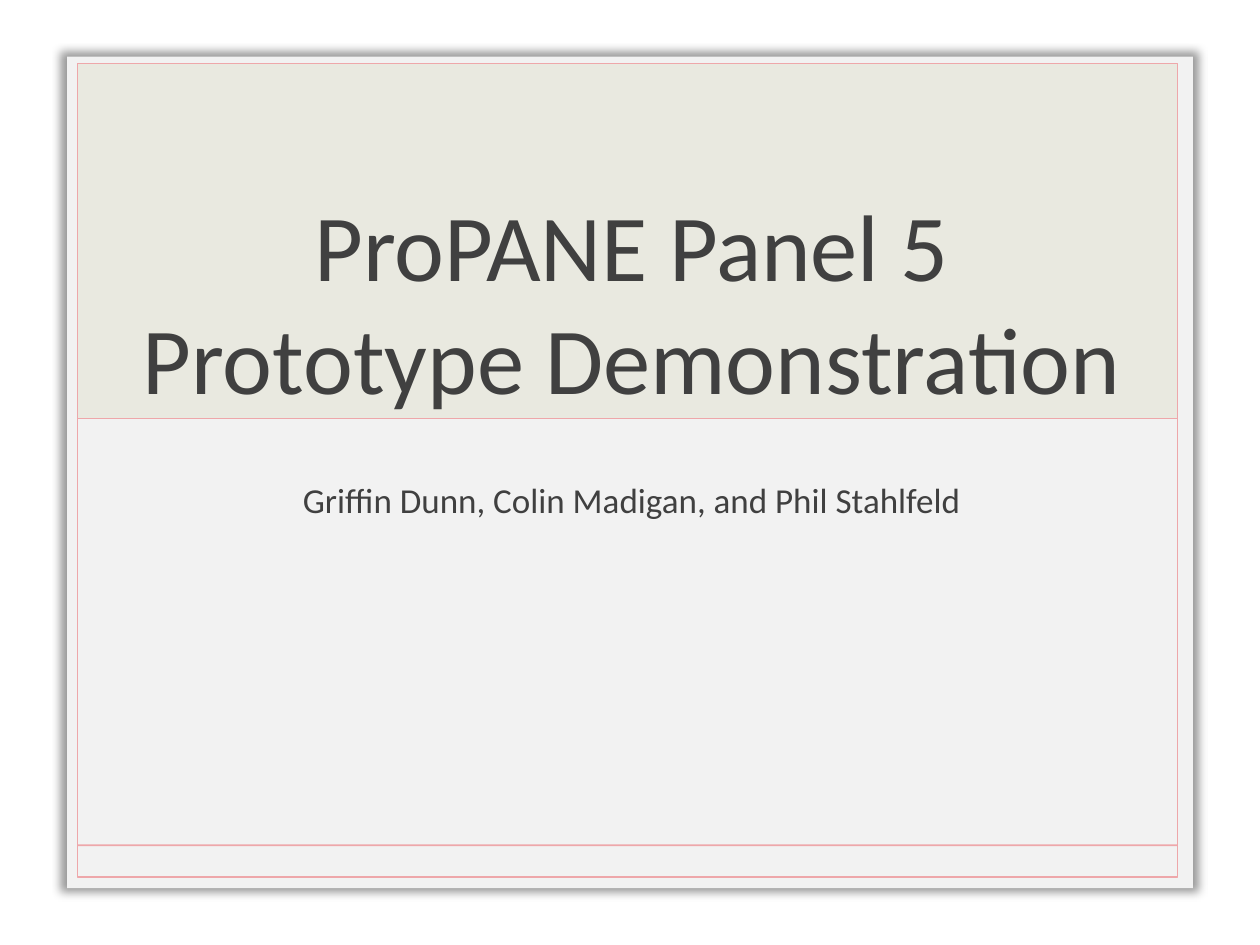
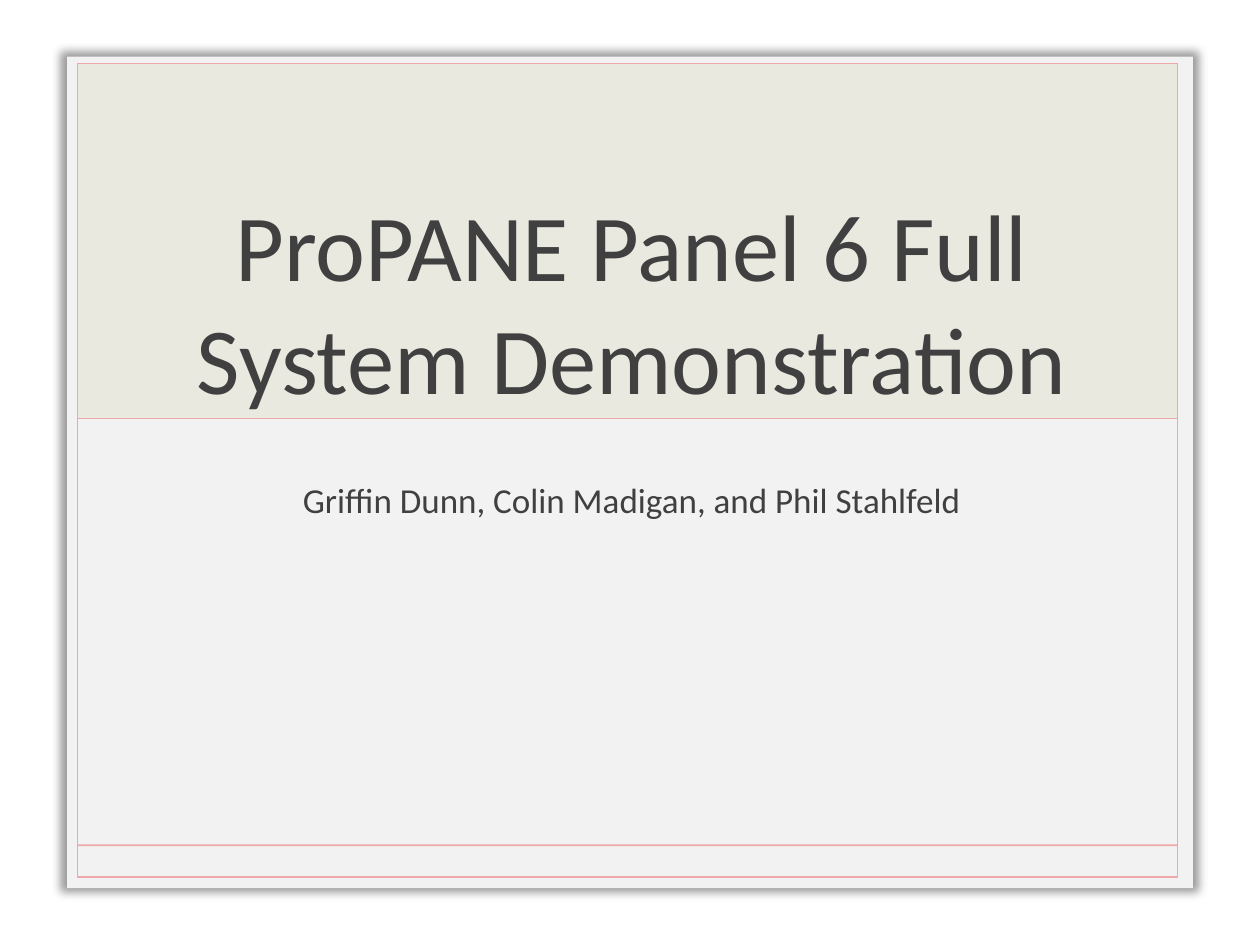
Before and after one commit to griffindunn/ProPANE, a slide deck: slide 1 of Meetings/Panel5/Panel5.pptx. Drawn at 1260x945 pixels with LibreOffice and Linux fonts; fonts in the diff are those of the drawing; background and template pictures are left out. Boxes give left, top, right and bottom in pixels: in the first picture for what was removed or moved away, otherwise in the second. Text is boxed around its words. In the diff, an @@ line names an element or a change of style, - is before the commit and + after.

Commit message:
Added panel6 stuff

```diff
--- a/Meetings/Panel5/Panel5.pptx
+++ b/Meetings/Panel5/Panel5.pptx
@@ title at [197, 215, 1066, 409]: text changed @@
-ProPANE Panel 5 Prototype Demonstration
+ProPANE Panel 6 Full System Demonstration
```
Also in this commit, not shown: 1 other slide changed, 6 slides added, 3 slides removed, 6 other files.
